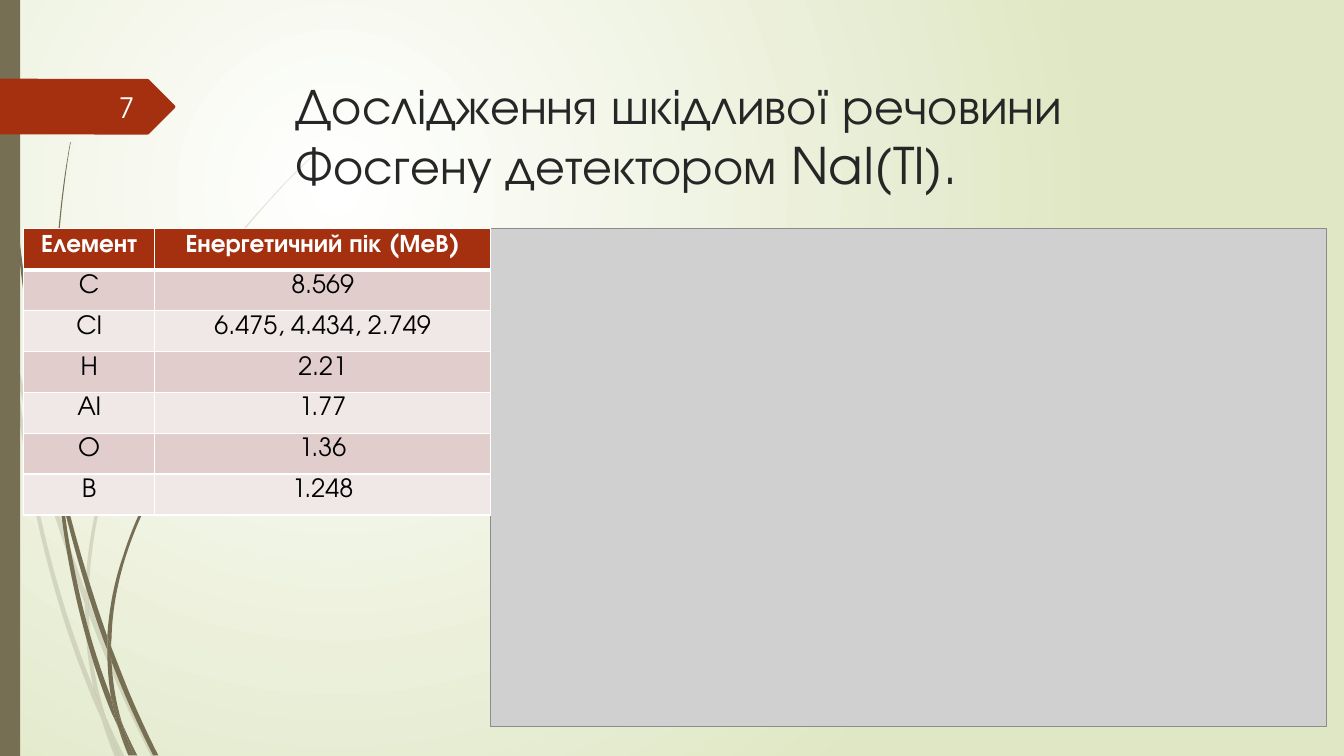
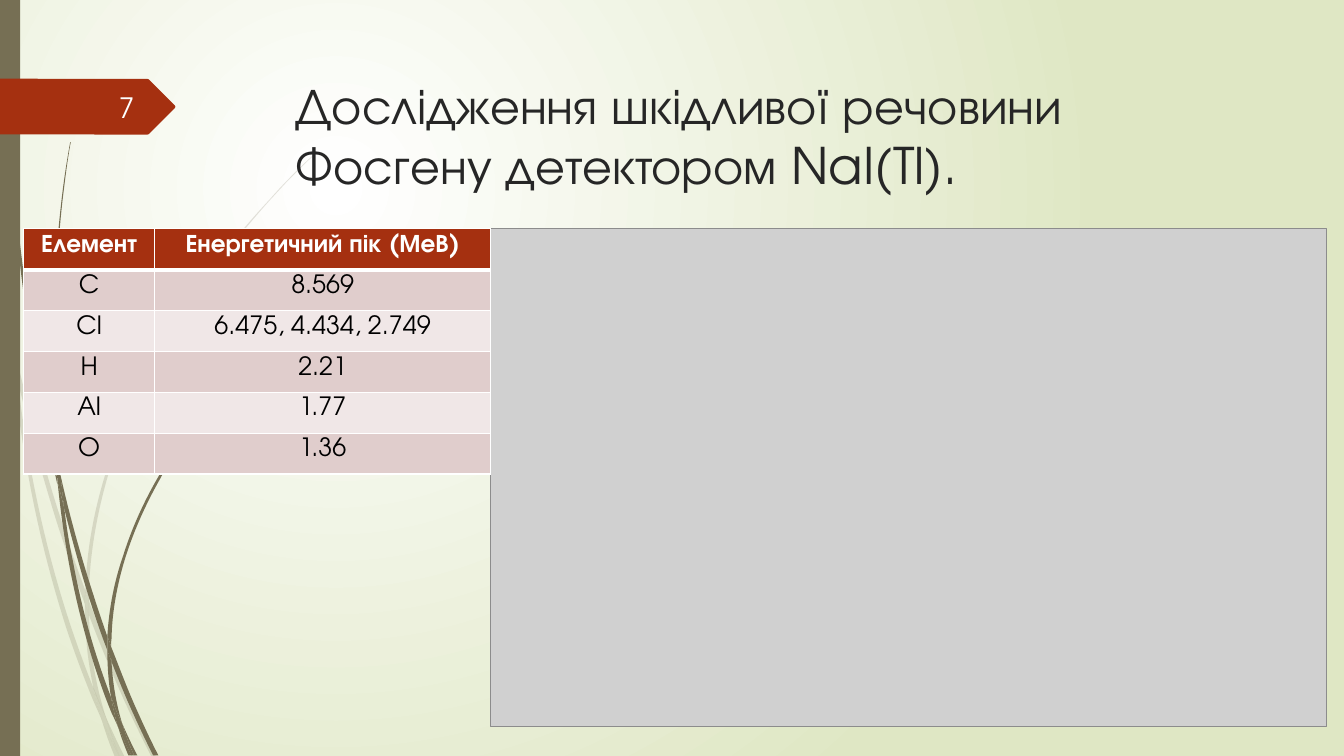
Before and after one commit to npd2020/diploms, a slide deck: slide 7 of a.mulyar/GW/Звіт/Муляр Андрій.pptx. Drawn at 1344x756 pixels with LibreOffice and Linux fonts; fonts in the diff are those of the drawing; grey boxes stand for pictures. Boxes give left, top, right and bottom in pixels: in the first picture for what was removed or moved away, otherwise in the second. Text is boxed around its words. In the diff, an @@ line names an element or a change of style, - is before the commit and + after.

```diff
--- a/a.mulyar/GW/Звіт/Муляр Андрій.pptx
+++ b/a.mulyar/GW/Звіт/Муляр Андрій.pptx
@@ table at (23, 229, 490, 474) @@
-row 7: B | 1.248
```
Also in this commit, not shown: 7 other slides changed.
